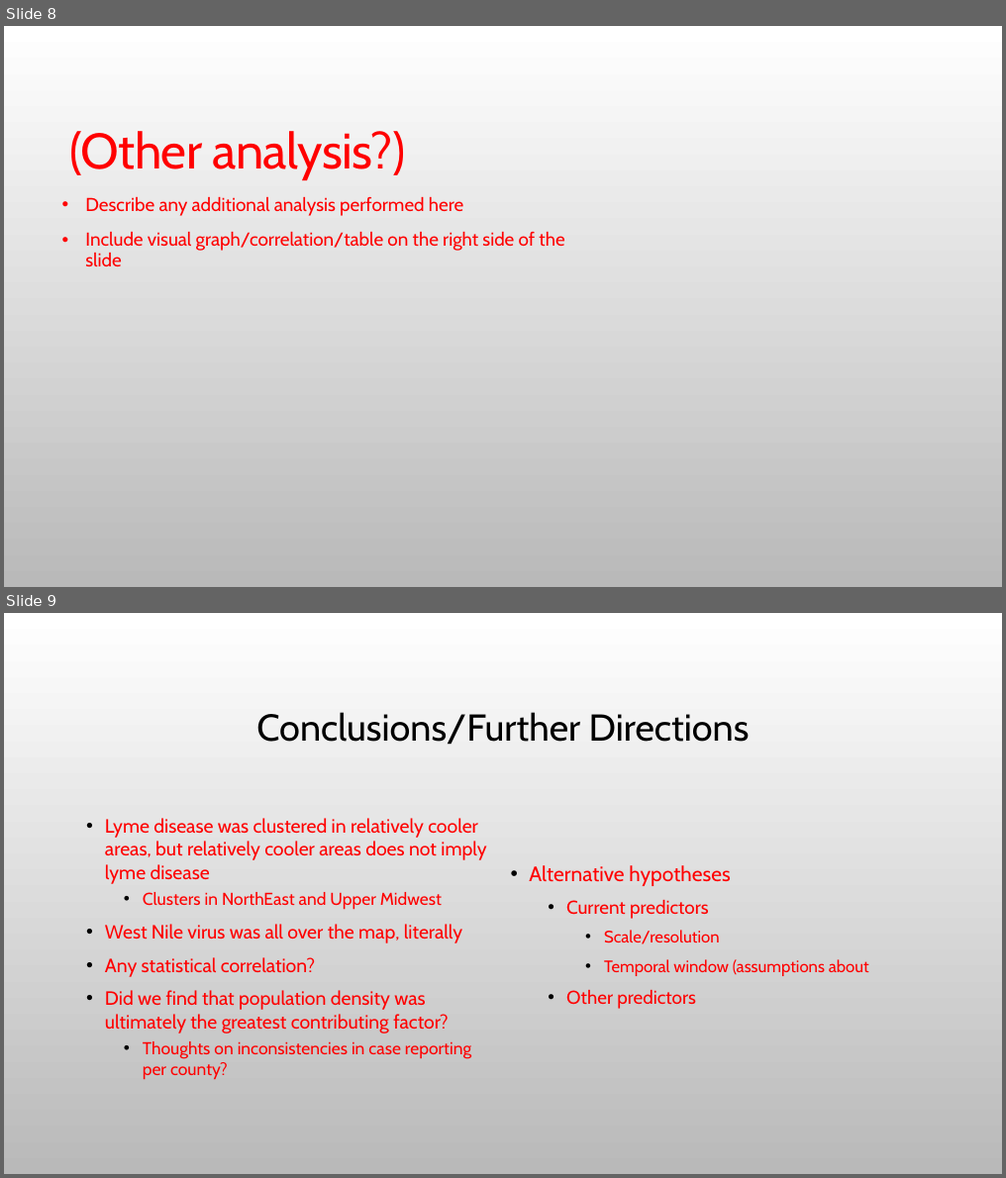
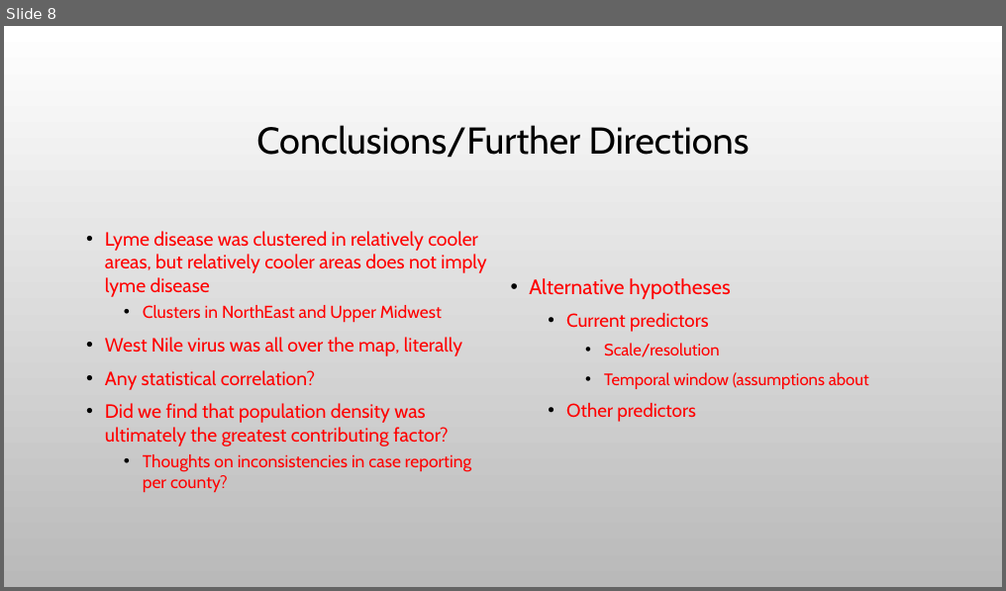
Before and after one commit to Evdawg/Project_3_Mosquito-borne_Diseases, a slide deck: Presentation.pptx. Shown one above the other, each under a label of ours: slides 8 and 9 before the commit, slide 8 after it. The pictures are 1006x1178 and 1006x591 pixels, drawn with LibreOffice and Linux fonts; fonts in the diff are those of the drawing; background and template pictures are left out. Boxes give left, top, right and bottom in pixels: in the first picture for what was removed or moved away, otherwise in the second. Text is boxed around its words. In the diff, an @@ line names an element or a change of style, - is before the commit and + after.

```diff
--- a/Presentation.pptx
+++ b/Presentation.pptx
@@ slide 8 removed at [4, 26, 1002, 587], background picture (left out) @@
@@ text removed at [69, 131, 406, 178] @@
-(Other analysis?)
@@ text removed at [85, 197, 564, 267] @@
-• Describe any additional analysis performed here
-• Include visual graph/correlation/table on the right side of the slide
@@ what was slide 9 is now slide 8 @@
```
Also in this commit, not shown: 5 slides changed, 1 other file.
